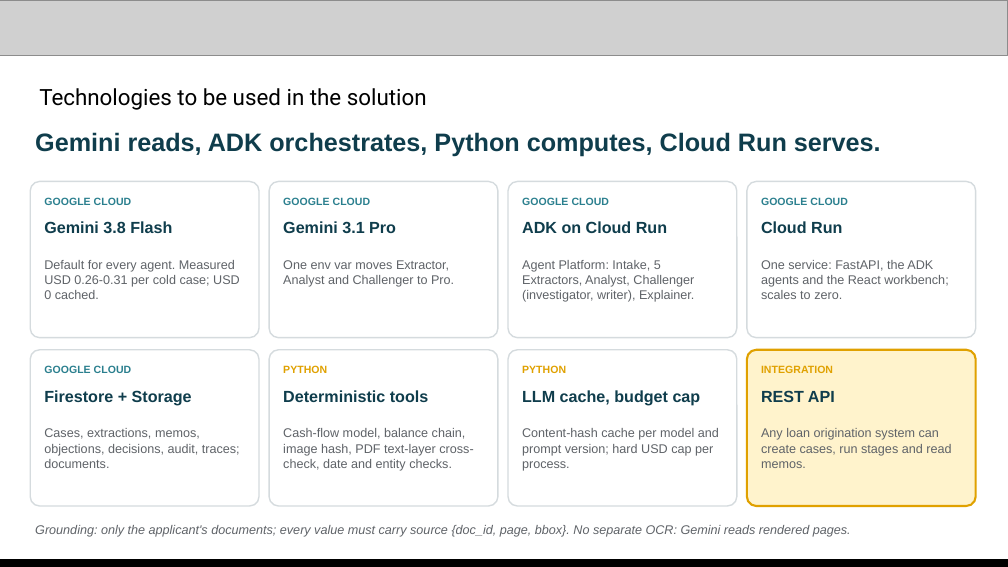
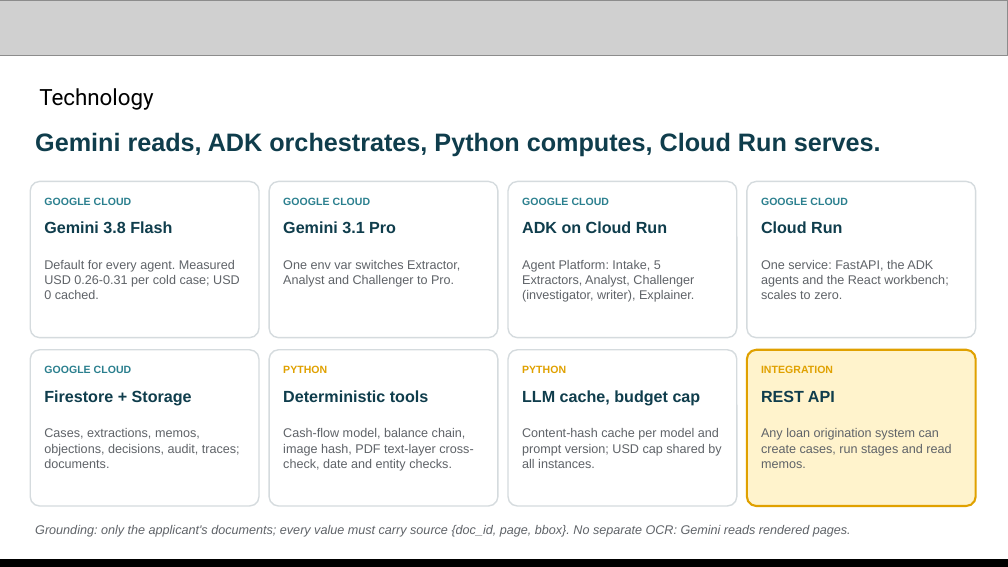
Before and after one commit to changhyeonnam/ghack, a slide deck: slide 9 of presentation/LedgerLens_AI_Builder_Cup_Submission.pptx. Drawn at 1008x567 pixels with LibreOffice and Linux fonts; fonts in the diff are those of the drawing; grey boxes stand for pictures. Boxes give left, top, right and bottom in pixels: in the first picture for what was removed or moved away, otherwise in the second. Text is boxed around its words. In the diff, an @@ line names an element or a change of style, - is before the commit and + after.

Commit message:
Copy edit README and deck text; strip image metadata; budget cap wording
- README and deck copy reads more naturally; numbers, names, URLs and code unchanged.
- Remove embedded tool metadata from screenshot and diagram images (pixels unchanged).
- Tech slide: the USD cap is shared by all instances (persisted), not per process.

```diff
--- a/presentation/LedgerLens_AI_Builder_Cup_Submission.pptx
+++ b/presentation/LedgerLens_AI_Builder_Cup_Submission.pptx
@@ text at box(39, 88, 153, 110): text changed @@
-Technologies to be used in the solution
+Technology
@@ text at box(283, 260, 460, 287): text changed @@
-One env var moves Extractor, Analyst and Challenger to Pro.
+One env var switches Extractor, Analyst and Challenger to Pro.
@@ text at box(522, 428, 721, 468): text changed @@
-Content-hash cache per model and prompt version; hard USD cap per process.
+Content-hash cache per model and prompt version; USD cap shared by all instances.
```
Also in this commit, not shown: 12 other slides changed, 15 other files.
